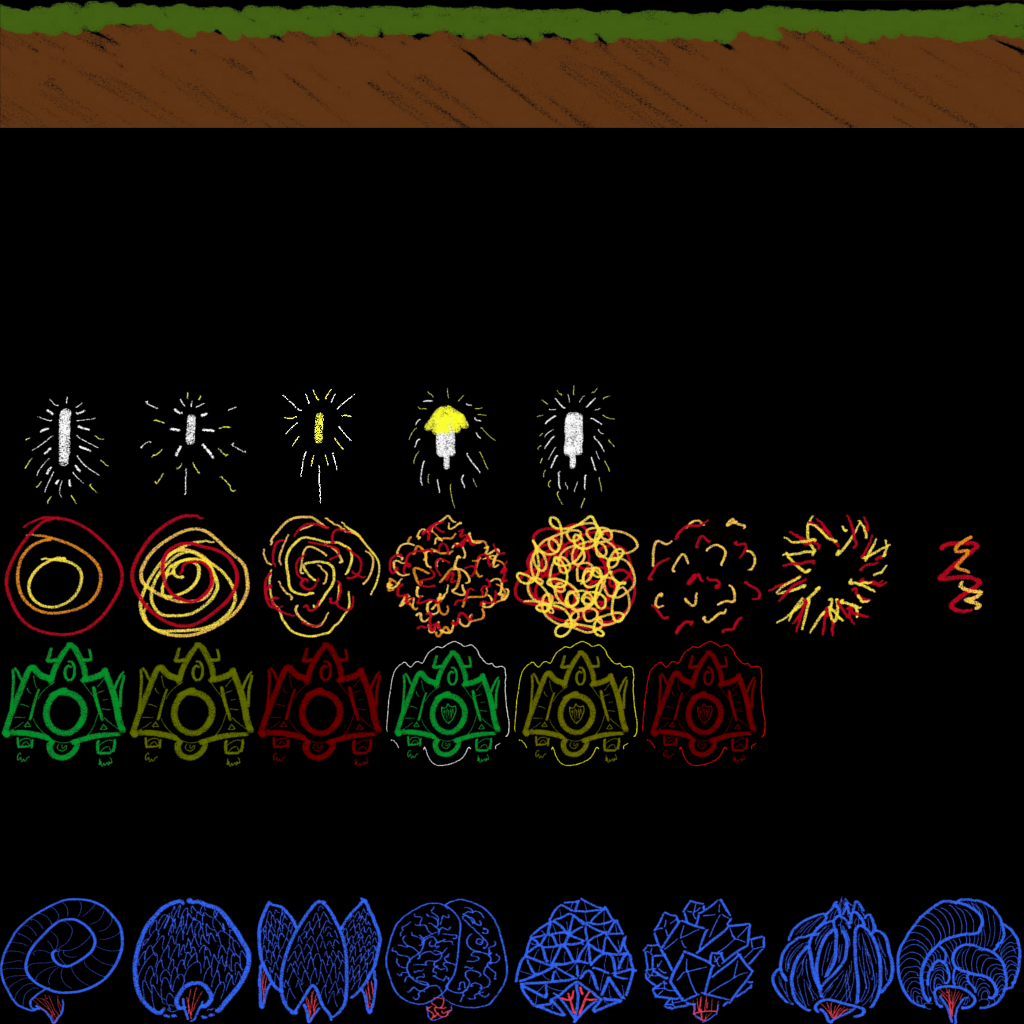
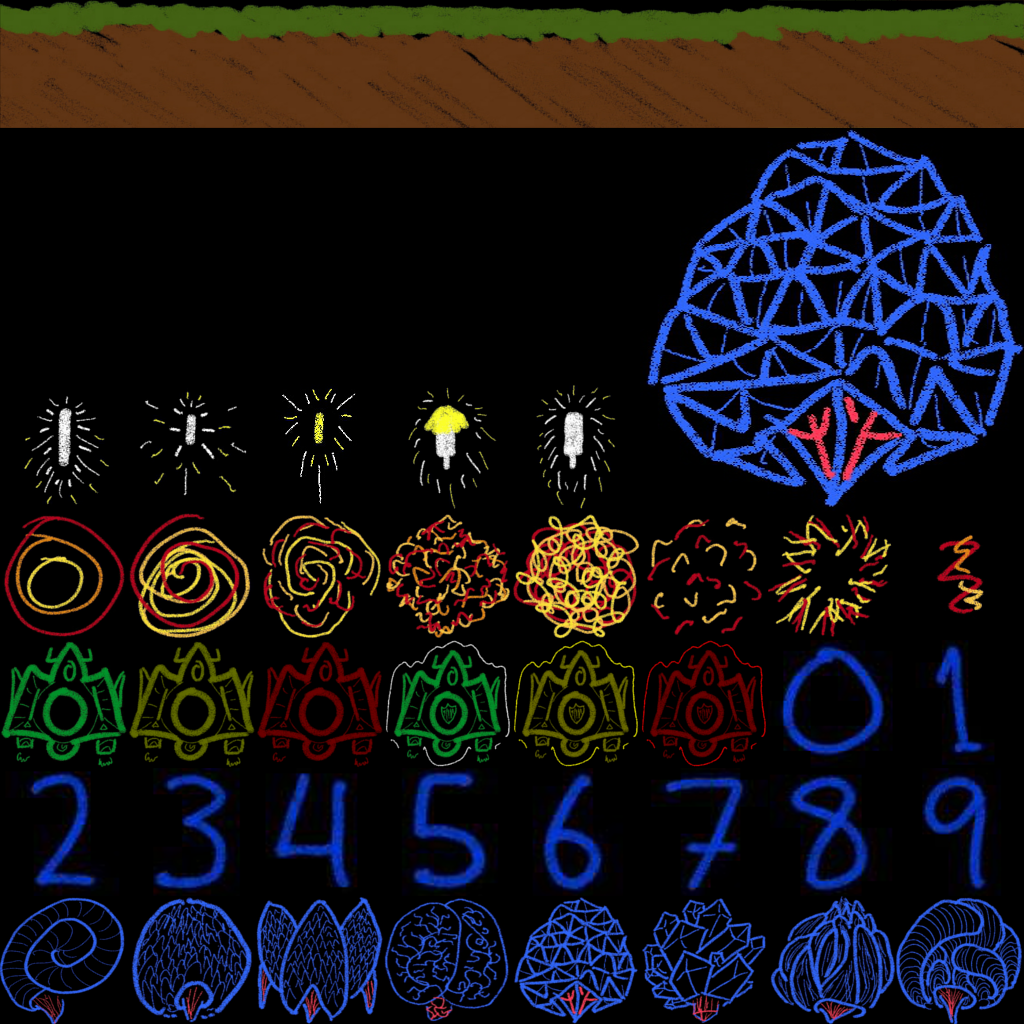
Two versions of the same layered image (1024×1024). Layer-by-layer changes:
painted on "Pasted Layer" over [5, 128, 1024, 896]
painted on "Background" over [5, 128, 1024, 896]
